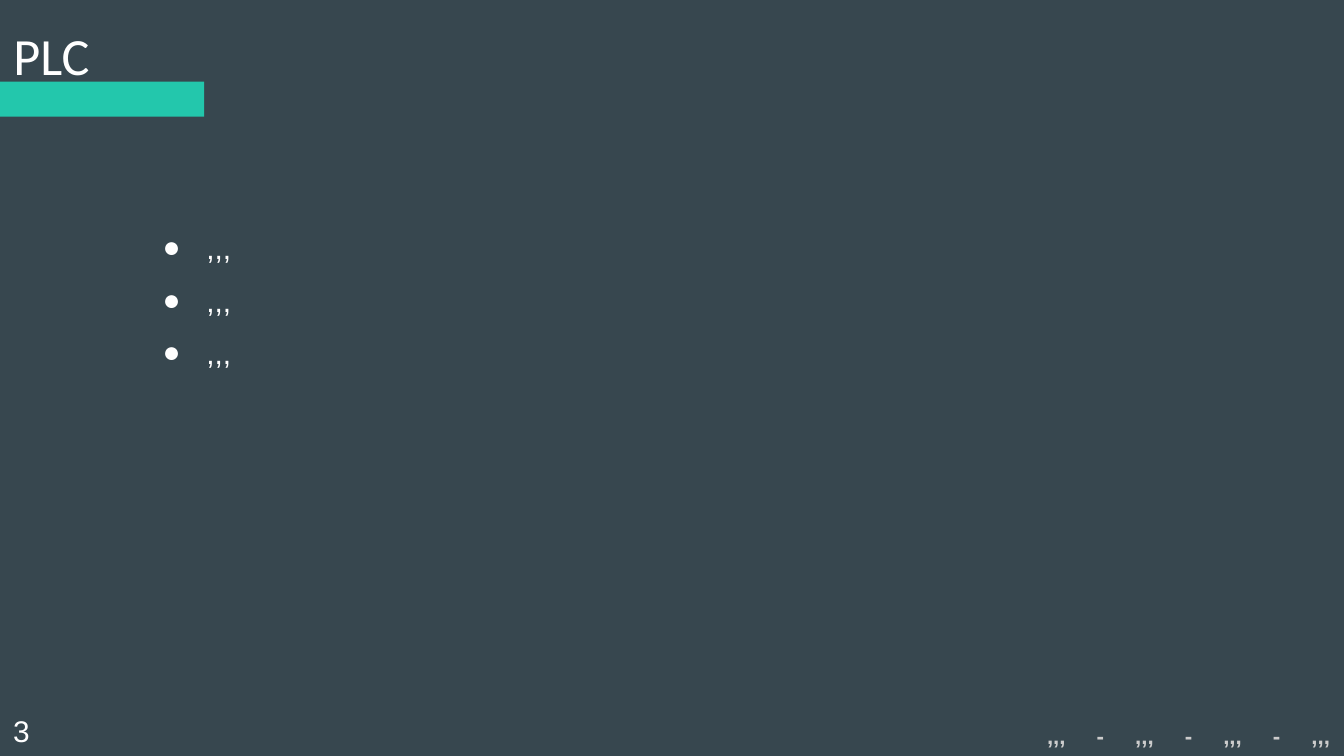
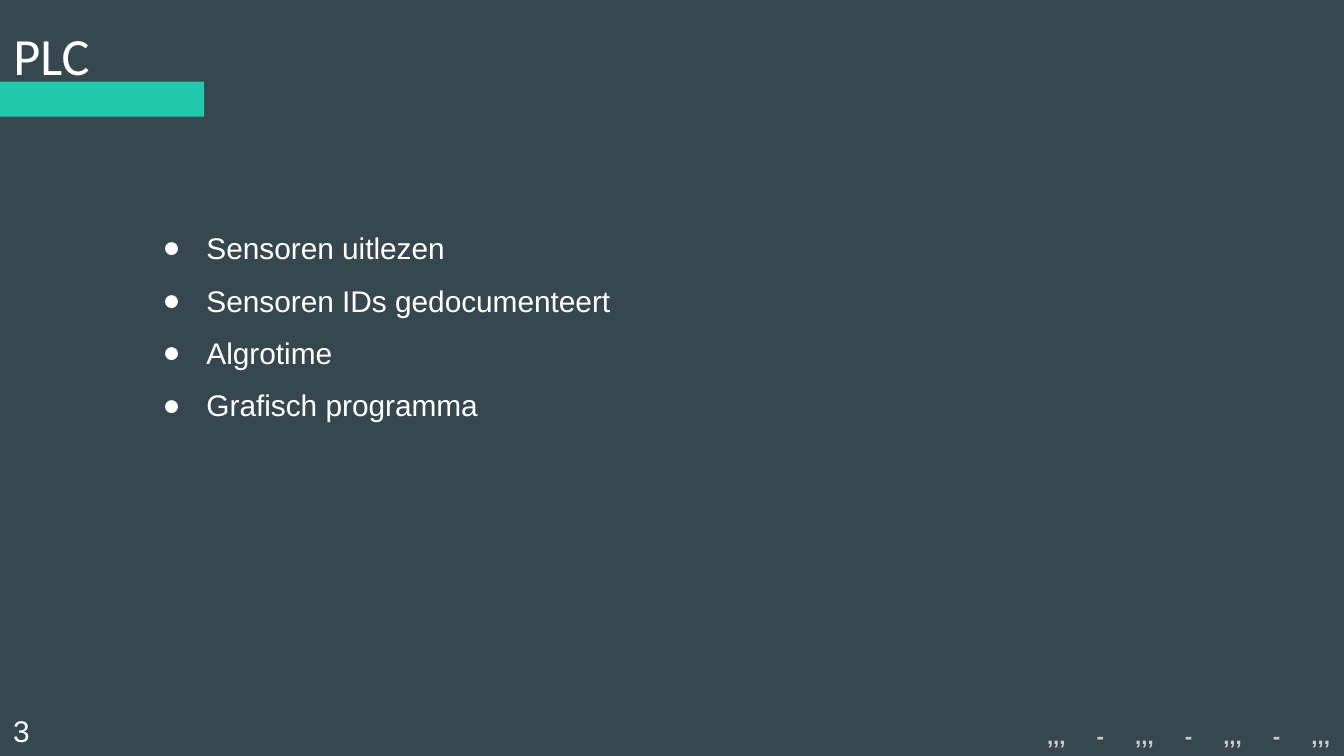
Before and after one commit to Koffiejoe/IA-EnOcean, a slide deck: slide 3 of Presentaties/4Wekelijkse PowerPoint/ppt_enocean.pptx. Drawn at 1344x756 pixels with LibreOffice and Linux fonts; fonts in the diff are those of the drawing. Boxes give left, top, right and bottom in pixels: in the first picture for what was removed or moved away, otherwise in the second. Text is boxed around its words. In the diff, an @@ line names an element or a change of style, - is before the commit and + after.

Commit message:
PLC update

```diff
--- a/Presentaties/4Wekelijkse PowerPoint/ppt_enocean.pptx
+++ b/Presentaties/4Wekelijkse PowerPoint/ppt_enocean.pptx
@@ subtitle at box(206, 237, 610, 422): text changed @@
-● ,,,
-● ,,,
-● ,,,
+● Sensoren uitlezen
+● Sensoren IDs gedocumenteert
+● Algrotime
+● Grafisch programma
```
